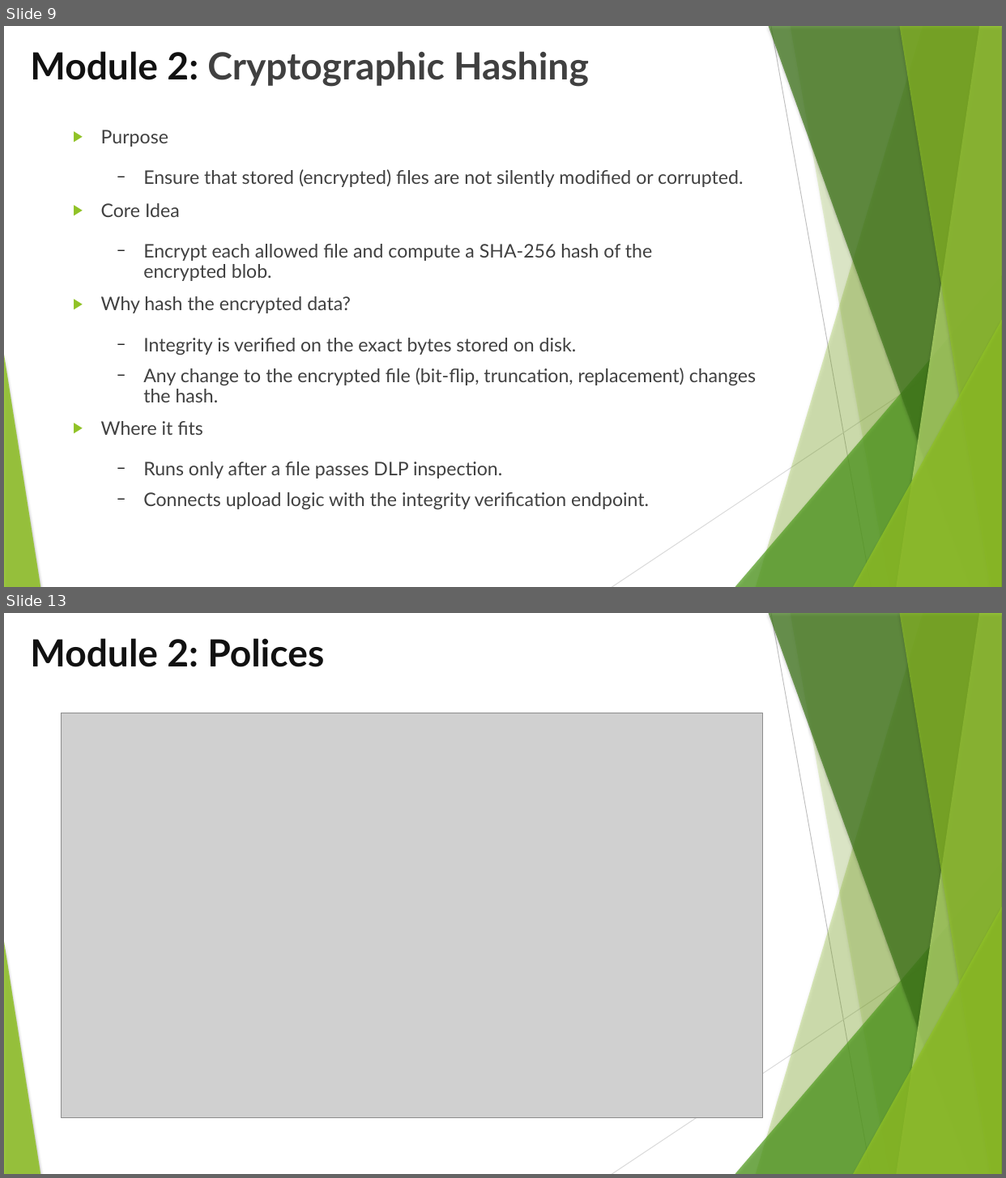
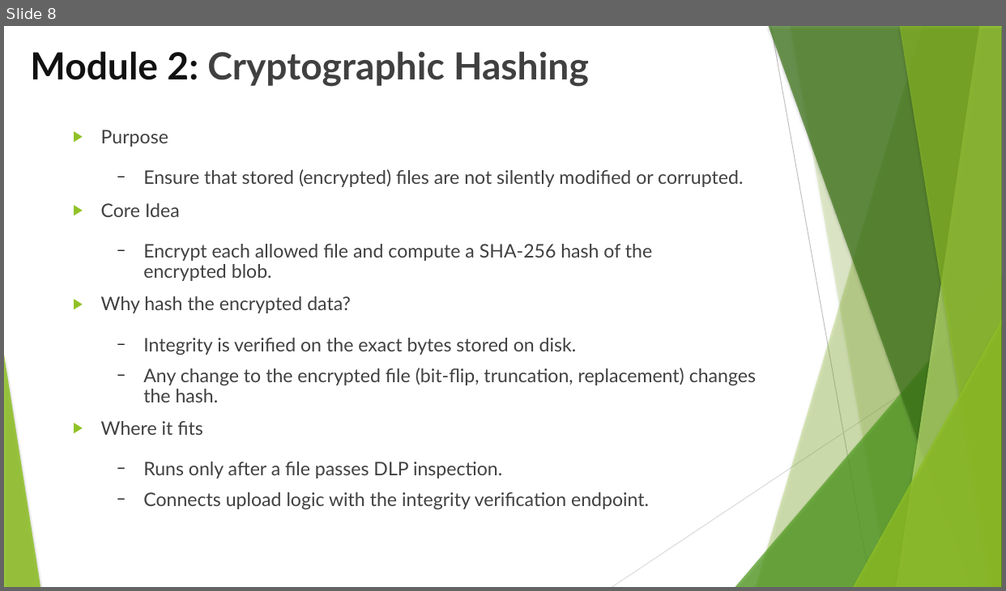
Before and after one commit to fyxvoid/cloud-dlp, a slide deck: cloud-dlp-review-II.pptx. Shown one above the other, each under a label of ours: slides 9 and 13 before the commit, slide 8 after it; the slides between them are not shown. The pictures are 1006x1178 and 1006x591 pixels, drawn with LibreOffice and Linux fonts; fonts in the diff are those of the drawing; grey boxes stand for pictures. Boxes give left, top, right and bottom in pixels: in the first picture for what was removed or moved away, otherwise in the second. Text is boxed around its words. In the diff, an @@ line names an element or a change of style, - is before the commit and + after.

```diff
--- a/cloud-dlp-review-II.pptx
+++ b/cloud-dlp-review-II.pptx
@@ slide 13 removed at [4,613,1002,1174], background #FFFFFF; not listed: 10 template elements that a slide beside it also shows @@
@@ title removed at [30,638,324,667] @@
-Module 2: Polices
@@ picture removed at [61,713,762,1118] @@
@@ what was slide 9 is now slide 8 @@
@@ slide 8 changed as well @@
@@ freeform shape at [899,26,1002,587]: outline redrawn @@
```
Also in this commit, not shown: 9 other slides changed, 6 slides added, 8 other slides removed, 2 other files.
